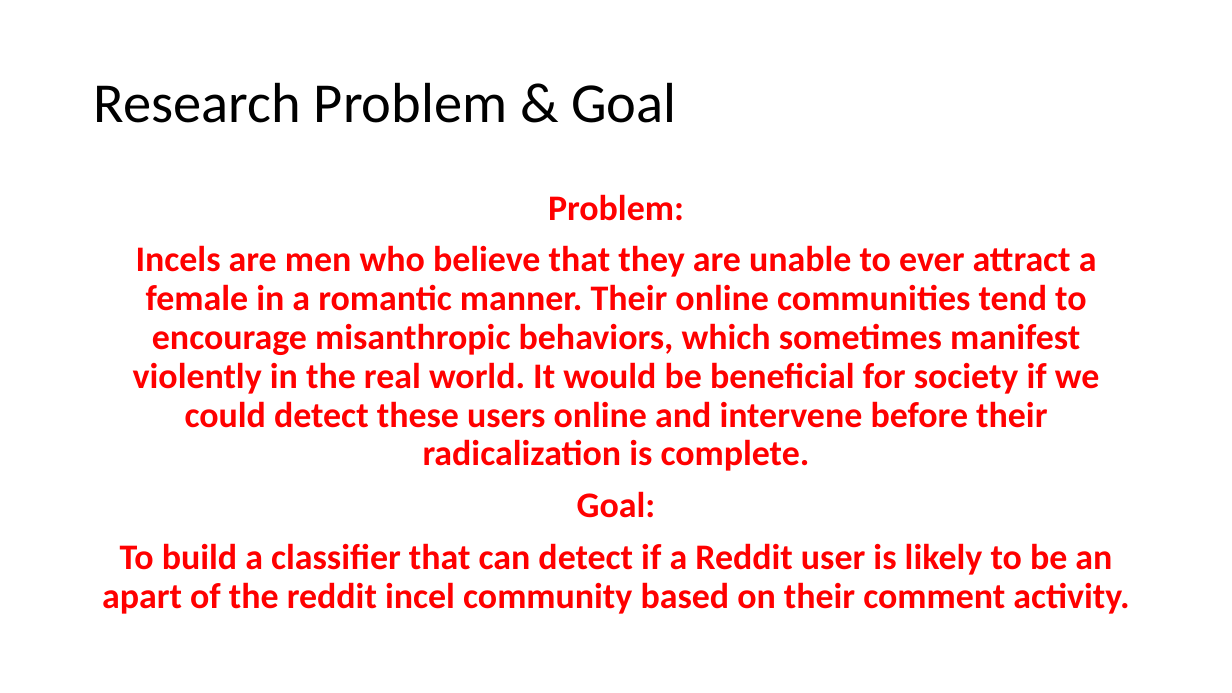
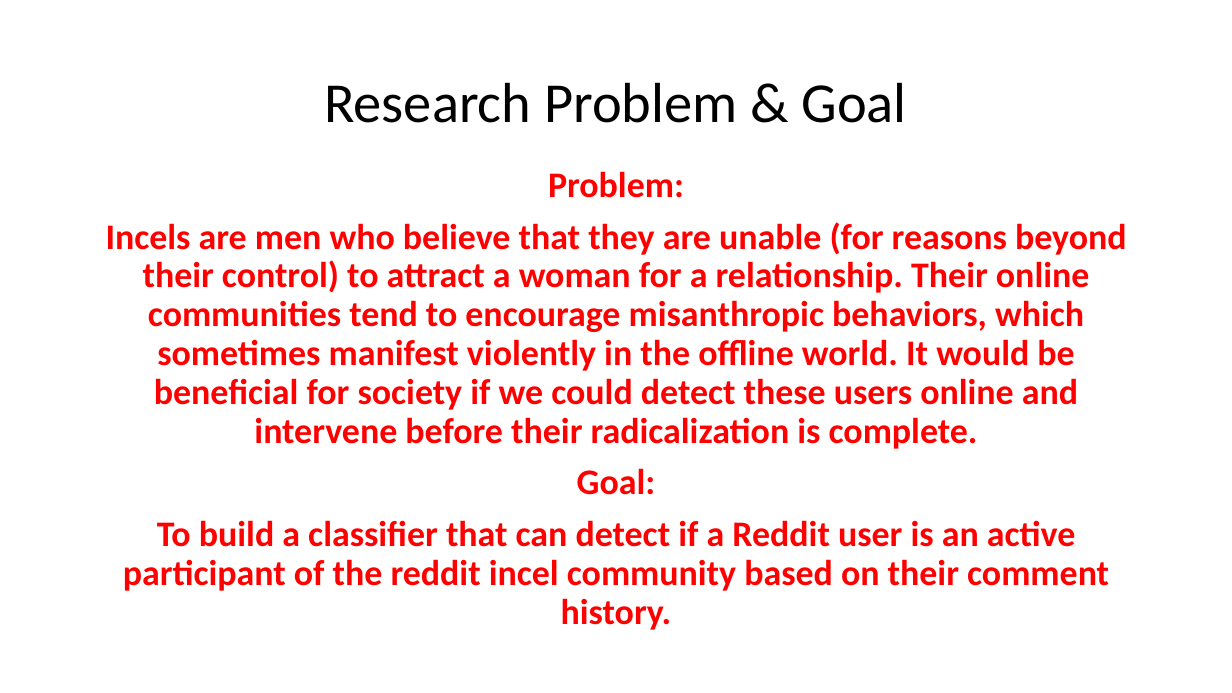
Before and after one commit to Spyrix/RedditUserClassification, a slide deck: slide 2 of Project_Presentation.pptx (slide 3 before the commit). Drawn at 1232x693 pixels with LibreOffice and Linux fonts; fonts in the diff are those of the drawing. Boxes give left, top, right and bottom in pixels: in the first picture for what was removed or moved away, otherwise in the second. Text is boxed around its words. In the diff, an @@ line names an element or a change of style, - is before the commit and + after.

```diff
--- a/Project_Presentation.pptx
+++ b/Project_Presentation.pptx
@@ title "Research Problem & Goal" at (324,82,906,123): alignment left to centre @@
@@ text "Problem:": place and size @@
-text "Problem:" at (102,194,1129,614)
+text "Problem:" at (106,171,1126,630)
@@ text at (106,222,1126,449): text changed @@
-Incels are men who believe that they are unable to ever attract a female in a romantic manner. Their online communities tend to encourage misanthropic behaviors, which sometimes manifest violently in the real world. It would be beneficial for society if we could detect these users online and intervene before their radicalization is complete.
+Incels are men who believe that they are unable (for reasons beyond their control) to attract a woman for a relationship. Their online communities tend to encourage misanthropic behaviors, which sometimes manifest violently in the offline world. It would be beneficial for society if we could detect these users online and intervene before their radicalization is complete.
@@ text at (123,520,1109,630): text changed @@
-To build a classifier that can detect if a Reddit user is likely to be an apart of the reddit incel community based on their comment activity.
+To build a classifier that can detect if a Reddit user is an active participant of the reddit incel community based on their comment history.
```
Also in this commit, not shown: 9 other slides changed, 6 slides added, 4 slides removed, 3 other files.
